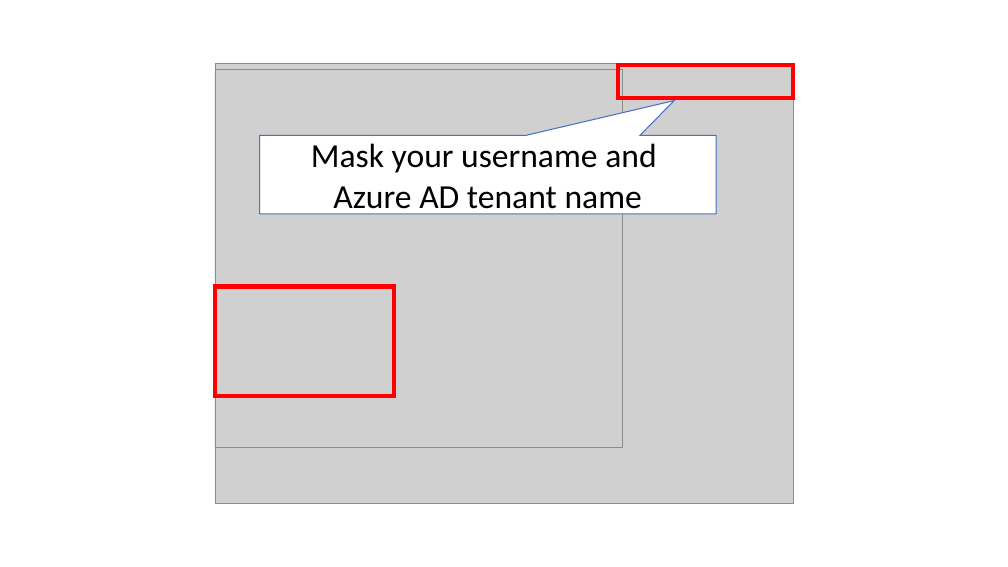
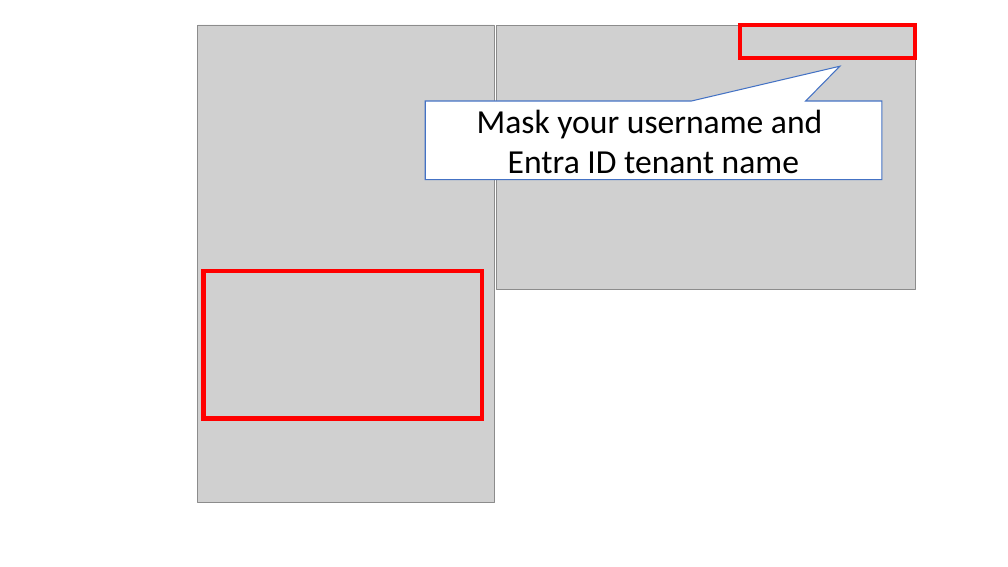
Before and after one commit to normalian/My-Azure-Portal-ChromeExtension, a slide deck: slide 3 of My Azure Extension.pptx. Drawn at 1008x567 pixels with LibreOffice and Linux fonts; fonts in the diff are those of the drawing; grey boxes stand for pictures. Boxes give left, top, right and bottom in pixels: in the first picture for what was removed or moved away, otherwise in the second. Text is boxed around its words. In the diff, an @@ line names an element or a change of style, - is before the commit and + after.

```diff
--- a/My Azure Extension.pptx
+++ b/My Azure Extension.pptx
@@ picture resized from (x1=215, y1=70, x2=622, y2=448) to (x1=198, y1=25, x2=495, y2=502) @@
@@ picture added at (x1=496, y1=25, x2=915, y2=290) @@
@@ rectangle moved from (x1=619, y1=65, x2=793, y2=98) to (x1=740, y1=25, x2=915, y2=57) @@
@@ picture removed at (x1=215, y1=64, x2=793, y2=503) @@
@@ speech box "Mask your username and" moved from (x1=259, y1=135, x2=716, y2=214) to (x1=426, y1=101, x2=882, y2=180) @@
@@ text in speech box at (x1=508, y1=151, x2=799, y2=182): text changed @@
-Azure AD tenant name
+Entra ID tenant name
@@ rectangle resized from (x1=215, y1=287, x2=394, y2=395) to (x1=203, y1=271, x2=482, y2=419) @@
```
Also in this commit, not shown: 1 other slide changed, 2 slides added, 1 slide removed, 10 other files.
